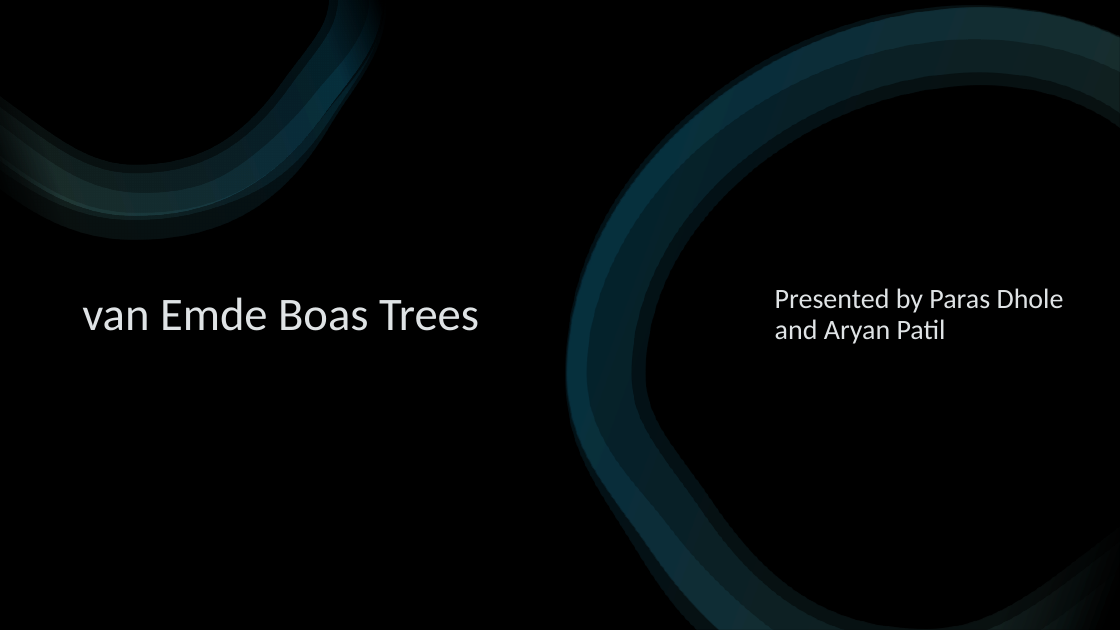
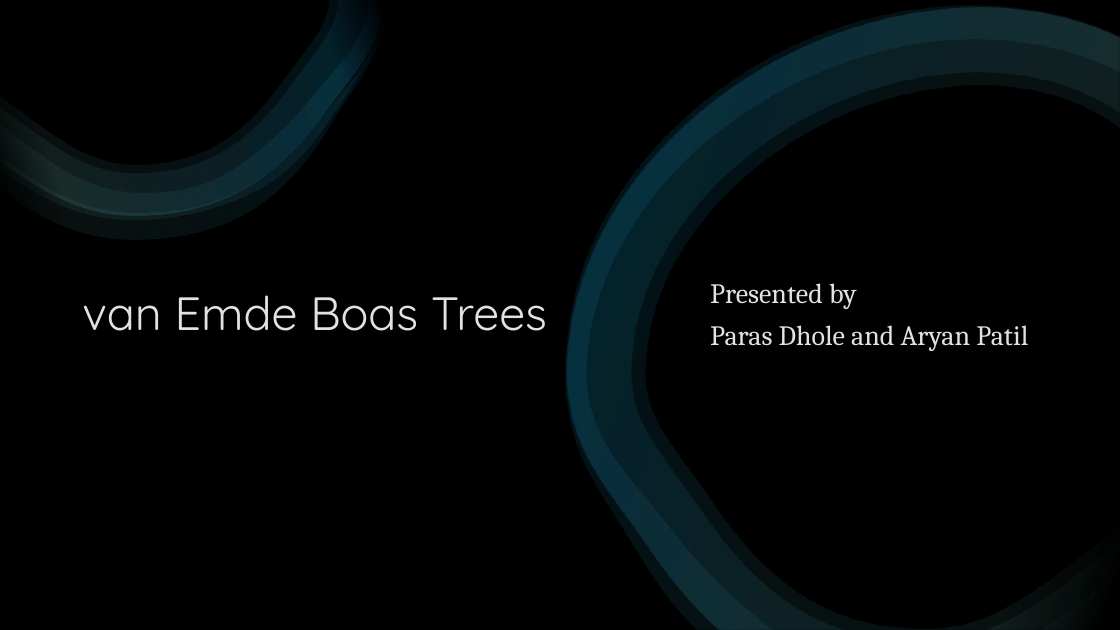
Before and after one commit to drdholu/van-Emde-Boas, a slide deck: slide 1 of vEB Allocation Framework.pptx. Drawn at 1120x630 pixels with LibreOffice and Linux fonts; fonts in the diff are those of the drawing. Boxes give left, top, right and bottom in pixels: in the first picture for what was removed or moved away, otherwise in the second. Text is boxed around its words. In the diff, an @@ line names an element or a change of style, - is before the commit and + after.

Commit message:
updated ppt

```diff
--- a/vEB Allocation Framework.pptx
+++ b/vEB Allocation Framework.pptx
@@ title "van Emde Boas Trees" at [82,295,547,331]: font Calibri to Quicksand @@
@@ subtitle at [710,283,1028,351]: text changed; font Calibri to Cambria @@
-Presented by Paras Dhole and Aryan Patil
+Presented by
+Paras Dhole and Aryan Patil
```
Also in this commit, not shown: 14 other slides changed.
